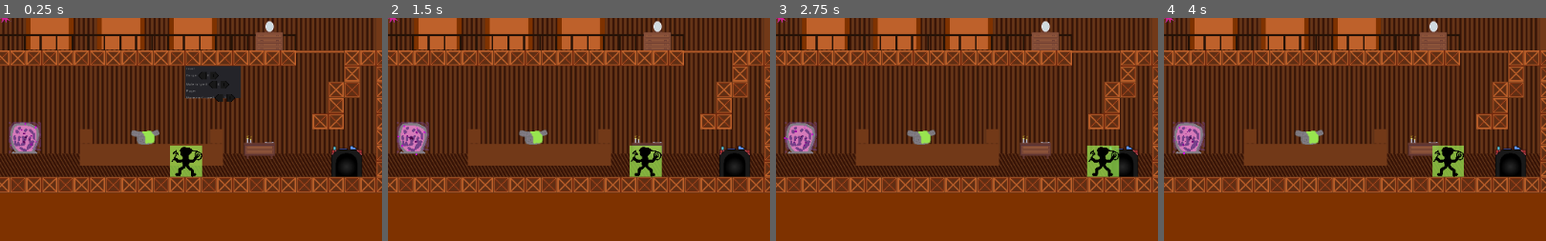
Above: before the commit, frames 1-4 (left to right).
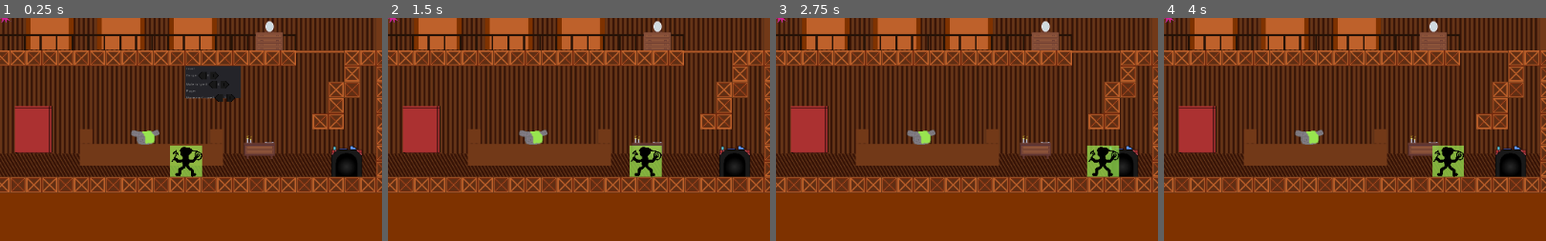
Above: after the commit, the same moments.

Repository: judo347/Project-GatheringPlatform
Game: Godot game, scene res://gamefiles/scenes/Homebase.tscn
Same seed, same stepped clock (60 frames per second), same inputs: the game is played once before the commit and once after it. This scene is started directly instead of the project's main scene.
Inputs (mouse positions are % of the whole screen's width and height, from its top left):
- Up to frame 1 (0.25 s): no input
- Up to frame 2 (1.5 s): tap Enter at 0.5 s; move the mouse to (72, 45) at 0.52 s; hold Right (ui_right) 0.53-1.25 s; click (72, 45) at 0.67 s; drag from (30, 55) to (45, 67) at 1.27 s
- Up to frame 3 (2.75 s): tap Space at 2 s; move the mouse to (60, 28) at 2.02 s; hold Right (ui_right) from 2.03 s (still down)
- Up to frame 4 (4 s): release Right (ui_right) at 2.75 s; drag from (45, 70) to (72, 72) at 2.77 s; tap Enter at 3.5 s; move the mouse to (80, 65) at 3.52 s; hold Left (ui_left) from 3.53 s (still down)
The pictures show only the part of the screen within x 26-76%, y 40-90%; the shares and areas given below are measured in that part.

The runs differ from the first frame. In frame 1, 2.3% of the frame differs, in the area x 2-14%, y 39-62%; in frame 2, 2.3%; in frame 3, 2.3%; in frame 4, 2.3%.

Commit message:
Added a basic portal door to the homebase scene.

Diff:
--- a/Project-Gathering Platform/gamefiles/scenes/Homebase.tscn
+++ b/Project-Gathering Platform/gamefiles/scenes/Homebase.tscn
@@ -19,36 +19,37 @@
 [ext_resource path="res://resources/01/BenchUniqueAbilities001.png" type="Texture" id=17]
 [ext_resource path="res://gamefiles/scripts/bench_levelModder.gd" type="Script" id=18]
 [ext_resource path="res://resources/01/BenchLevelMod001.png" type="Texture" id=19]
-[ext_resource path="res://gamefiles/scenes/Player.tscn" type="PackedScene" id=20]
-[ext_resource path="res://gamefiles/scripts/CharacterSelectionManager.gd" type="Script" id=21]
-[ext_resource path="res://resources/01/Character001.png" type="Texture" id=22]
-[ext_resource path="res://resources/01/Character002.png" type="Texture" id=23]
-[ext_resource path="res://resources/01/Character003.png" type="Texture" id=24]
-[ext_resource path="res://gamefiles/scripts/Portal.gd" type="Script" id=25]
-[ext_resource path="res://resources/01/Portal001.png" type="Texture" id=26]
-[ext_resource path="res://gamefiles/tilesets/tileset02.tres" type="TileSet" id=27]
-[ext_resource path="res://gamefiles/scripts/UIManager.gd" type="Script" id=28]
-[ext_resource path="res://gamefiles/scripts/MaterialConverter.gd" type="Script" id=29]
-[ext_resource path="res://resources/01/Material002.png" type="Texture" id=30]
-[ext_resource path="res://resources/01/Arrow001.png" type="Texture" id=31]
-[ext_resource path="res://resources/01/Skillpoint001.png" type="Texture" id=32]
-[ext_resource path="res://resources/01/Material003.png" type="Texture" id=33]
-[ext_resource path="res://resources/01/Material001.png" type="Texture" id=34]
-[ext_resource path="res://gamefiles/scripts/CharModder.gd" type="Script" id=35]
-[ext_resource path="res://resources/01/CharMod_Deselected001.png" type="Texture" id=36]
-[ext_resource path="res://resources/01/CharModAbility_Slide001.png" type="Texture" id=37]
-[ext_resource path="res://resources/01/CharModAbility_DoubleJump001.png" type="Texture" id=38]
-[ext_resource path="res://gamefiles/scripts/UniqueAbilities.gd" type="Script" id=39]
-[ext_resource path="res://resources/01/UniqueAbilities_noDeathPenalty001.png" type="Texture" id=40]
-[ext_resource path="res://resources/01/UniqueAbilities_worldFlip001.png" type="Texture" id=41]
-[ext_resource path="res://gamefiles/scripts/PermanentUIManager.gd" type="Script" id=42]
-[ext_resource path="res://gamefiles/scripts/AchievementManager.gd" type="Script" id=43]
-[ext_resource path="res://gamefiles/scripts/LevelModder.gd" type="Script" id=44]
-[ext_resource path="res://resources/01/UIMinus001.png" type="Texture" id=45]
-[ext_resource path="res://resources/01/UIPlus001.png" type="Texture" id=46]
-[ext_resource path="res://gamefiles/scripts/CharPathFinding.gd" type="Script" id=47]
-[ext_resource path="res://gamefiles/scenes/game_objects/MusicManager.tscn" type="PackedScene" id=48]
-[ext_resource path="res://gamefiles/tilesets/tileset_homebase01.tres" type="TileSet" id=49]
+[ext_resource path="res://gamefiles/scenes/game_objects/PortalDoor.tscn" type="PackedScene" id=20]
+[ext_resource path="res://gamefiles/scenes/Player.tscn" type="PackedScene" id=21]
+[ext_resource path="res://gamefiles/scripts/CharacterSelectionManager.gd" type="Script" id=22]
+[ext_resource path="res://resources/01/Character001.png" type="Texture" id=23]
+[ext_resource path="res://resources/01/Character002.png" type="Texture" id=24]
+[ext_resource path="res://resources/01/Character003.png" type="Texture" id=25]
+[ext_resource path="res://gamefiles/scripts/Portal.gd" type="Script" id=26]
+[ext_resource path="res://resources/01/Portal001.png" type="Texture" id=27]
+[ext_resource path="res://gamefiles/tilesets/tileset02.tres" type="TileSet" id=28]
+[ext_resource path="res://gamefiles/scripts/UIManager.gd" type="Script" id=29]
+[ext_resource path="res://gamefiles/scripts/MaterialConverter.gd" type="Script" id=30]
+[ext_resource path="res://resources/01/Material002.png" type="Texture" id=31]
+[ext_resource path="res://resources/01/Arrow001.png" type="Texture" id=32]
+[ext_resource path="res://resources/01/Skillpoint001.png" type="Texture" id=33]
+[ext_resource path="res://resources/01/Material003.png" type="Texture" id=34]
+[ext_resource path="res://resources/01/Material001.png" type="Texture" id=35]
+[ext_resource path="res://gamefiles/scripts/CharModder.gd" type="Script" id=36]
+[ext_resource path="res://resources/01/CharMod_Deselected001.png" type="Texture" id=37]
+[ext_resource path="res://resources/01/CharModAbility_Slide001.png" type="Texture" id=38]
+[ext_resource path="res://resources/01/CharModAbility_DoubleJump001.png" type="Texture" id=39]
+[ext_resource path="res://gamefiles/scripts/UniqueAbilities.gd" type="Script" id=40]
+[ext_resource path="res://resources/01/UniqueAbilities_noDeathPenalty001.png" type="Texture" id=41]
+[ext_resource path="res://resources/01/UniqueAbilities_worldFlip001.png" type="Texture" id=42]
+[ext_resource path="res://gamefiles/scripts/PermanentUIManager.gd" type="Script" id=43]
+[ext_resource path="res://gamefiles/scripts/AchievementManager.gd" type="Script" id=44]
+[ext_resource path="res://gamefiles/scripts/LevelModder.gd" type="Script" id=45]
+[ext_resource path="res://resources/01/UIMinus001.png" type="Texture" id=46]
+[ext_resource path="res://resources/01/UIPlus001.png" type="Texture" id=47]
+[ext_resource path="res://gamefiles/scripts/CharPathFinding.gd" type="Script" id=48]
+[ext_resource path="res://gamefiles/scenes/game_objects/MusicManager.tscn" type="PackedScene" id=49]
+[ext_resource path="res://gamefiles/tilesets/tileset_homebase01.tres" type="TileSet" id=50]
 
 [sub_resource type="RectangleShape2D" id=1]
 extents = Vector2( 64, 32 )
@@ -245,7 +246,10 @@
 [node name="CollisionShape2D" type="CollisionShape2D" parent="Benches/LevelModder"]
 shape = SubResource( 4 )
 
-[node name="Player" parent="." instance=ExtResource( 20 )]
+[node name="PortalDoor" parent="." instance=ExtResource( 20 )]
+position = Vector2( -610, 260 )
+
+[node name="Player" parent="." instance=ExtResource( 21 )]
 position = Vector2( 5, 360 )
 
 [node name="OutOfBounds" type="Node2D" parent="."]
@@ -311,18 +315,18 @@
 shape = SubResource( 7 )
 
 [node name="Sprite" type="Sprite" parent="CharacterSelection/Slot3"]
-texture = ExtResource( 24 )
+texture = ExtResource( 25 )
 
 [node name="Portal" type="Area2D" parent="."]
 editor/display_folded = true
-position = Vector2( -644, 290 )
-script = ExtResource( 25 )
+position = Vector2( -1750, 120 )
+script = ExtResource( 26 )
 __meta__ = {
 "_edit_group_": true
 }
 
 [node name="Sprite" type="Sprite" parent="Portal"]
-texture = ExtResource( 26 )
+texture = ExtResource( 27 )
 
 [node name="CollisionShape2D" type="CollisionShape2D" parent="Portal"]
 shape = SubResource( 8 )
--- /dev/null
+++ b/Project-Gathering Platform/gamefiles/scenes/game_objects/PortalDoor.tscn
@@ -0,0 +1,49 @@
+[gd_scene load_steps=7 format=2]
+
+[ext_resource path="res://gamefiles/scripts/PortalDoor.gd" type="Script" id=1]
+[ext_resource path="res://resources/02/homebase/portalDoor/portalDoor3.png" type="Texture" id=2]
+[ext_resource path="res://resources/02/homebase/portalDoor/portalDoor1.png" type="Texture" id=3]
+[ext_resource path="res://resources/02/homebase/portalDoor/portalDoor2.png" type="Texture" id=4]
+
+[sub_resource type="RectangleShape2D" id=1]
+extents = Vector2( 110, 140 )
+
+[sub_resource type="SpriteFrames" id=2]
+animations = [ {
+"frames": [ ExtResource( 2 ) ],
+"loop": false,
+"name": "2-Idle-Open",
+"speed": 5.0
+}, {
+"frames": [ ExtResource( 3 ) ],
+"loop": false,
+"name": "0-Idle-Closed",
+"speed": 5.0
+}, {
+"frames": [ ExtResource( 3 ), ExtResource( 4 ), ExtResource( 2 ) ],
+"loop": false,
+"name": "1-Opening",
+"speed": 5.0
+}, {
+"frames": [ ExtResource( 2 ), ExtResource( 4 ), ExtResource( 3 ) ],
+"loop": false,
+"name": "3-Closing",
+"speed": 5.0
+} ]
+
+[node name="PortalDoor" type="Node2D"]
+script = ExtResource( 1 )
+
+[node name="Area2D" type="Area2D" parent="."]
+
+[node name="CollisionShape2D" type="CollisionShape2D" parent="Area2D"]
+position = Vector2( 0, 30 )
+shape = SubResource( 1 )
+
+[node name="AnimatedSprite" type="AnimatedSprite" parent="."]
+frames = SubResource( 2 )
+animation = "0-Idle-Closed"
+speed_scale = 0.8
+playing = true
+[connection signal="body_entered" from="Area2D" to="." method="_on_Area2D_body_entered"]
+[connection signal="body_exited" from="Area2D" to="." method="_on_Area2D_body_exited"]
--- /dev/null
+++ b/Project-Gathering Platform/gamefiles/scripts/PortalDoor.gd
@@ -0,0 +1,29 @@
+extends Node2D
+
+onready var animSprite = $AnimatedSprite
+
+var playerAtDoor = false
+
+func _process(delta):
+
+
+	pass
+
+
+func _on_Area2D_body_entered(body):
+
+	# TODO Check if the body is the player, else pass
+	if !(get_parent().get_node("Player") == body):
+		return
+
+	playerAtDoor = true
+	animSprite.play("1-Opening")
+
+func _on_Area2D_body_exited(body):
+
+	# TODO Check if the body is the player, else pass
+	if !(get_parent().get_node("Player") == body):
+		return
+
+	playerAtDoor = false
+	animSprite.play("3-Closing")
Not shown: 39 places in Project-Gathering Platform/gamefiles/scenes/Homebase.tscn that only renumber resources
Binary file added: Project-Gathering Platform/resources/02/homebase/portalDoor/portalDoor1.png
Not shown, added: Project-Gathering Platform/resources/02/homebase/portalDoor/portalDoor1.png.import
Binary file added: Project-Gathering Platform/resources/02/homebase/portalDoor/portalDoor2.png
Not shown, added: Project-Gathering Platform/resources/02/homebase/portalDoor/portalDoor2.png.import
Binary file added: Project-Gathering Platform/resources/02/homebase/portalDoor/portalDoor3.png
Not shown, added: Project-Gathering Platform/resources/02/homebase/portalDoor/portalDoor3.png.import
Not shown, added: RawAssets/SecondVersion/portalDoor.aseprite
Not shown, added: RawAssets/SecondVersion/portalDoor1.png
Not shown, added: RawAssets/SecondVersion/portalDoor2.png
Not shown, added: RawAssets/SecondVersion/portalDoor3.png
